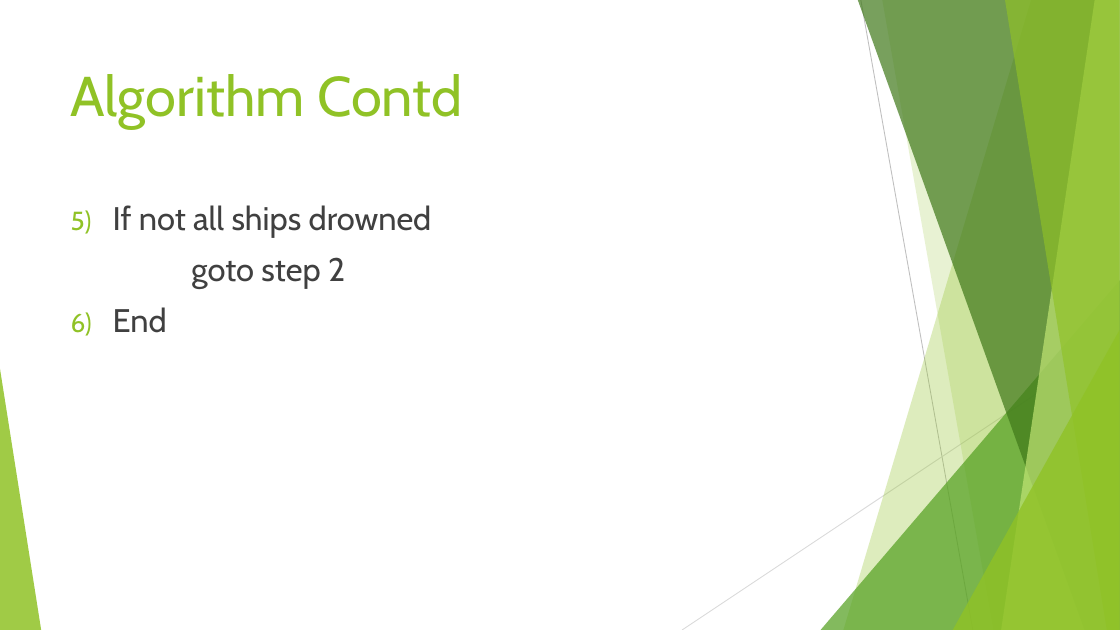
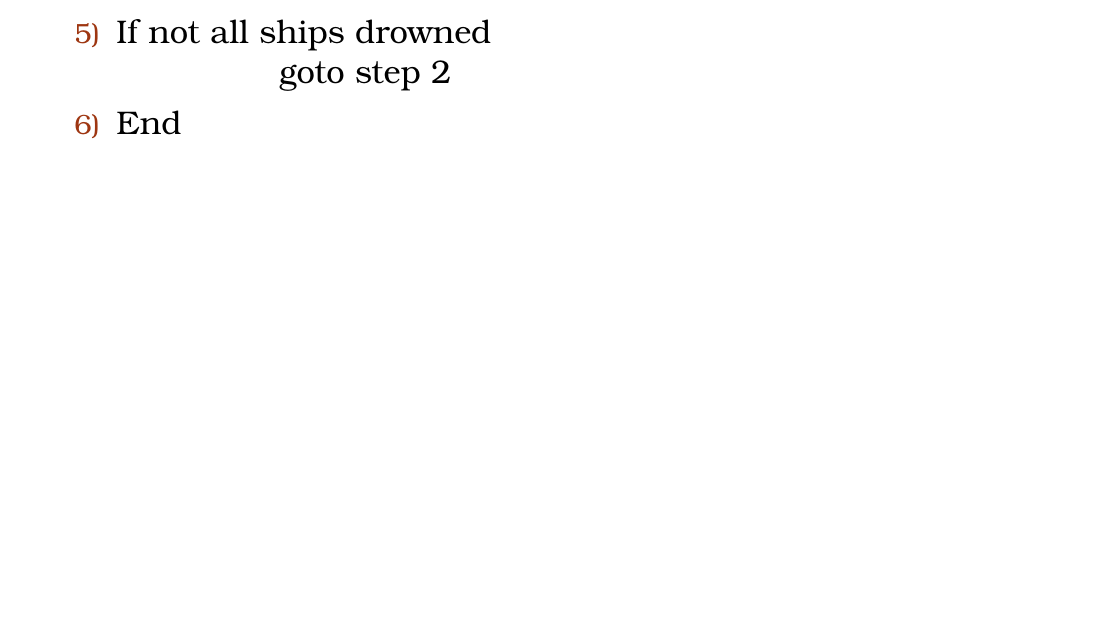
Before and after one commit to dragoonblade/Battleship2, a slide deck: slide 20 of Battleship.pptx (slide 8 before the commit). Drawn at 1120x630 pixels with LibreOffice and Linux fonts; fonts in the diff are those of the drawing; background and template pictures are left out. Boxes give left, top, right and bottom in pixels: in the first picture for what was removed or moved away, otherwise in the second. Text is boxed around its words. In the diff, an @@ line names an element or a change of style, - is before the commit and + after.

Commit message:
final presentation

```diff
--- a/Battleship.pptx
+++ b/Battleship.pptx
@@ text "If not all ships drowned": place and size @@
-text "If not all ships drowned" at (113, 205, 432, 333)
+text "If not all ships drowned" at (116, 19, 491, 135)
@@ text "If not all ships drowned" at (116, 19, 491, 135): font Cabin to TeX Gyre Bonum, text colour #404040 to #000000; line spacing 1 to 0.9; more space between paragraphs; bullet colour #90C226 to #9E3611; less space between paragraphs @@
@@ title removed at (71, 74, 462, 128) @@
-Algorithm Contd
@@ group removed at (0, 0, 1120, 630): 5 freeform shapes, 3 triangles, 2 lines @@
@@ ellipse added at (1050, 575, 1087, 612), outline #FFFFFF 1 pt @@
```
Also in this commit, not shown: 8 other slides changed, 14 slides added, 6 other files.
